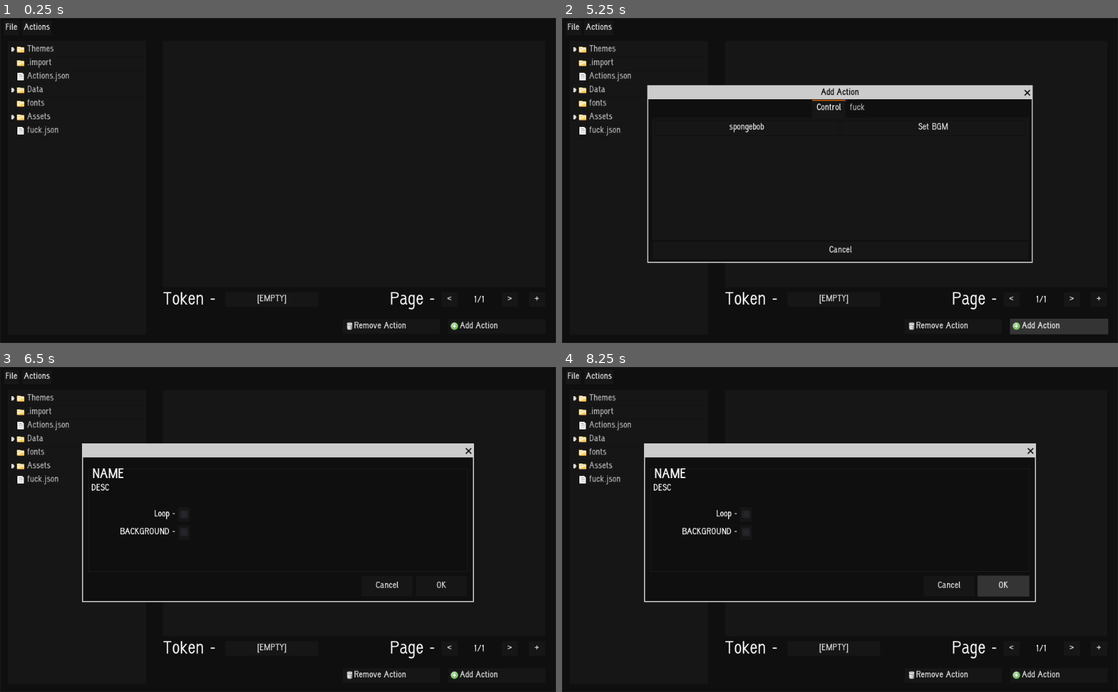
Above: before the commit, frames 1-4 (two rows, left to right).
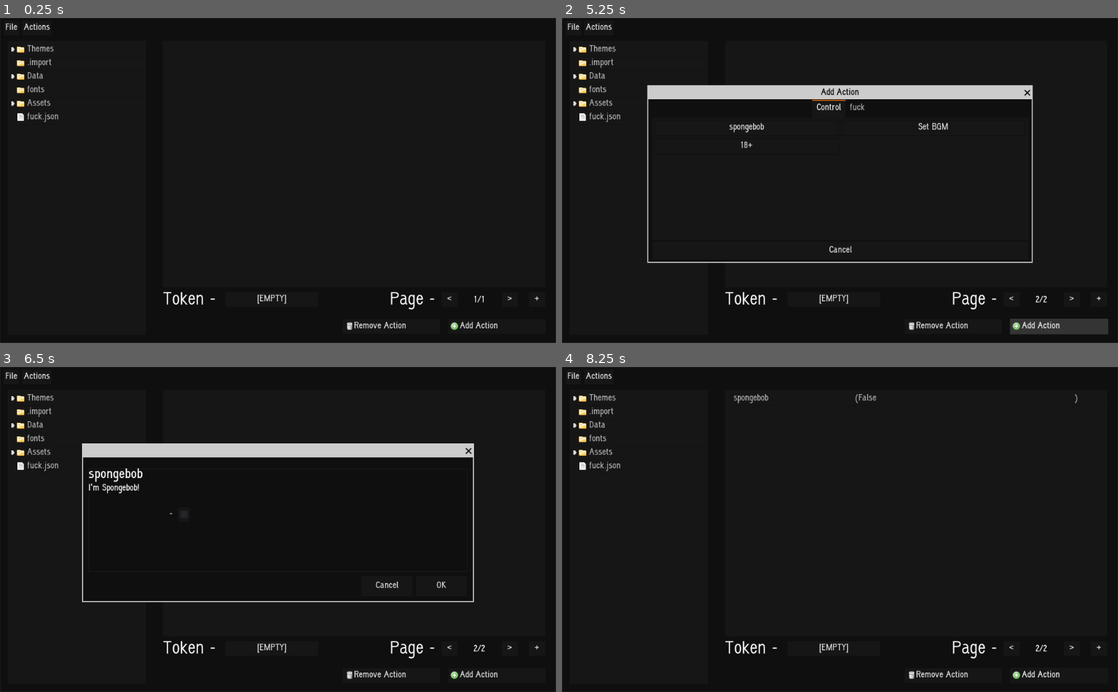
Above: after the commit, the same moments.

Repository: XBenichi/DTDE
Game: Godot game, scene res://Main.tscn
Same seed, same stepped clock (60 frames per second), same inputs: the game is played once before the commit and once after it.
Inputs (mouse positions are in pixels of both pictures, inside the frame that each line leads up to):
- Up to frame 1 (0.25 s): no input
- Up to frame 2 (5.25 s): click "File" at 0.5 s; click "Actions" at 1.25 s; click "[EMPTY]" at 2 s; click "<" at 2.75 s; click ">" at 3.5 s; click "+" at 4.25 s; click "Add Action" at 5 s
- Up to frame 3 (6.5 s): click "spongebob" at 5.75 s
- Up to frame 4 (8.25 s): click (745, 513) at 6.52 s; click (745, 513) at 7.27 s; click "OK" at 8 s

The runs differ from the first frame. In frame 1, 0.4% of the frame differs, in the area x 2-13%, y 16-37%; in frame 2, 0.4%; in frame 3, 0.9%; in frame 4, 5.2%, in the area x 2-93%, y 8-88%.

Commit message:
actions are now addable

Diff:
--- a/ActionDialog.gd
+++ b/ActionDialog.gd
@@ -1,20 +1,21 @@
 extends WindowDialog
 
-
-# Declare member variables here. Examples:
-# var a = 2
-# var b = "text"
-
+var tabName = ""
+var actionsList = {}
 
 # Called when the node enters the scene tree for the first time.
 func _ready():
-	pass # Replace with function body.
+	actionsList = get_parent().get_json_file("res://Actions.json")
 
 func generate_actions(json:Dictionary):
+	actionsList = json
 	for i in $TabContainer.get_children():
 		i.queue_free()
 
+	yield(get_tree().create_timer(0.01),"timeout")
+
 	for i in json.size():
+
 		var tabNode = Tabs.new()
 		tabNode.name = json.keys()[i]
 		var gridNode = GridContainer.new()
@@ -28,14 +29,15 @@
 
 		for j in json[tabNode.name]:
 			var buttsNode = Button.new()
-			buttsNode.text = j.Name
-			buttsNode.name = j.Name
+
 			buttsNode.rect_min_size.x = 340
 			buttsNode.rect_min_size.y = 30
 			var realButts = buttsNode
 			realButts.connect("pressed", self, "_on_button_pressed", [realButts])
 
 			grid.add_child(realButts)
+			buttsNode.text = j.Name
+			buttsNode.name = j.Name
 
 		realScroll.add_child(grid)
 		tabNode.add_child(realScroll)
@@ -59,5 +61,19 @@
 func _on_button_pressed(button):
 	print(button.text)
 	get_parent().get_node("ActionEdit").edit = false
+	var act = {}
+	for i in actionsList[tabName]:
+		if i.Name == button.name:
+			act = i
+			break
+
+	get_parent().get_node("ActionEdit").generate_content(act)
+
+
+
 	get_parent().get_node("ActionEdit").popup_centered()
 	self.hide()
+
+
+func _on_TabContainer_tab_changed(tab):
+	tabName = get_node("TabContainer").get_child(tab).name
--- a/ActionTree.gd
+++ b/ActionTree.gd
@@ -19,7 +19,18 @@
 	for key in data.keys():
 		if key != "DialogueToken":
 			var keyNode = create_item()
-			keyNode.set_text(0, key)
+			var displayName = key
+			var actionsList = get_parent().get_parent().get_node("ActionDialog").actionsList
+			for i in actionsList:
+				for j in actionsList[i]:
+					if j.has("jsonName"):
+						if j.jsonName == key:
+							displayName = j.Name
+							break
+
+
+
+			keyNode.set_text(0, displayName)
 
 			var value = str(data[key])
 			keyNode.set_text(1, wrap_string_with_spaces(value,80))
@@ -41,4 +52,5 @@
 
 func _on_ActionTree_item_activated():
 	var item = get_selected()
-	get_parent().get_parent().get_node("WindowDialog").popup_centered()
+	get_parent().get_parent().get_node("ActionEdit").popup_centered()
+	get_parent().get_parent().get_node("ActionEdit").edit = true
--- a/Actions.json
+++ b/Actions.json
@@ -3,14 +3,21 @@
 		{"Name":"spongebob",
 		"jsonName":"sponge",
 		"Desc":"I'm Spongebob!",
-		"Params": [{"Name":"","jsonName":"e","Params":"Bool"}]
+		"Params": [{"Name":"","jsonName":"","Params":"Bool"}]
 		},
 		{
 		"Name": "Set BGM",
 		"jsonName": "bgm",
 		"Params": [
-			{"name": "Loop", "jsonName": "loop", "param": "Bool"},
-			{"name": "Volume", "jsonName": "volume", "param": "Int"}
+			{"Name": "Loop", "jsonName": "loop", "Params": "Bool"},
+			{"Name": "Volume", "jsonName": "volume", "Params": "Int"}
+		]
+		},
+		{
+		"Name": "18+",
+		"jsonName": "adultsOnly",
+		"Params": [
+			{"Name": "", "jsonName": "", "Params": "Bool"}
 		]
 		}
 	],
--- a/FileTree.gd
+++ b/FileTree.gd
@@ -31,7 +31,7 @@
 					folder_item.set_icon(0, load("res://Assets/Icons/folder.png"))
 					_populate_tree(folder_item, filePath)
 				elif fileName.ends_with(".json"):
-					if fileName != "Action.json":
+					if fileName != "Actions.json":
 						var file_item = create_item(tree_item)
 						file_item.set_text(0, fileName)
 						file_item.set_icon(0, load("res://Assets/Icons/page_white_text.png"))
--- a/Main.gd
+++ b/Main.gd
@@ -13,7 +13,10 @@
 
 # Called when the node enters the scene tree for the first time.
 func _ready():
-	pass
+	currentJson = [{}]
+	pageCount = currentJson.size()-1
+
+	page = 0
 
 func init_dialogue_page(path,dir=false): #run this everytime we create/load dialogue
 	if !dir:
--- a/Main.tscn
+++ b/Main.tscn
@@ -229,7 +229,7 @@
 
 [node name="VBoxContainer" type="VBoxContainer" parent="ActionEdit/Panel/ScrollContainer"]
 margin_right = 698.0
-margin_bottom = 133.0
+margin_bottom = 67.0
 rect_min_size = Vector2( 698, 0 )
 
 [node name="Title" type="Label" parent="ActionEdit/Panel/ScrollContainer/VBoxContainer"]
@@ -248,42 +248,6 @@
 margin_top = 50.0
 margin_right = 698.0
 margin_bottom = 67.0
-
-[node name="CheckButton" type="HBoxContainer" parent="ActionEdit/Panel/ScrollContainer/VBoxContainer"]
-margin_top = 71.0
-margin_right = 698.0
-margin_bottom = 100.0
-
-[node name="Desc2" type="Label" parent="ActionEdit/Panel/ScrollContainer/VBoxContainer/CheckButton"]
-margin_top = 6.0
-margin_right = 160.0
-margin_bottom = 23.0
-rect_min_size = Vector2( 160, 0 )
-text = "Loop -"
-align = 2
-
-[node name="CheckBox" type="CheckBox" parent="ActionEdit/Panel/ScrollContainer/VBoxContainer/CheckButton"]
-margin_left = 164.0
-margin_right = 188.0
-margin_bottom = 29.0
-
-[node name="CheckButton2" type="HBoxContainer" parent="ActionEdit/Panel/ScrollContainer/VBoxContainer"]
-margin_top = 104.0
-margin_right = 698.0
-margin_bottom = 133.0
-
-[node name="Desc2" type="Label" parent="ActionEdit/Panel/ScrollContainer/VBoxContainer/CheckButton2"]
-margin_top = 6.0
-margin_right = 160.0
-margin_bottom = 23.0
-rect_min_size = Vector2( 160, 0 )
-text = "BACKGROUND -"
-align = 2
-
-[node name="CheckBox" type="CheckBox" parent="ActionEdit/Panel/ScrollContainer/VBoxContainer/CheckButton2"]
-margin_left = 164.0
-margin_right = 188.0
-margin_bottom = 29.0
 
 [node name="ActionDialog" type="WindowDialog" parent="."]
 margin_left = 177.0
@@ -314,5 +278,7 @@
 [connection signal="pressed" from="Panel/AddAction" to="." method="_on_AddAction_pressed"]
 [connection signal="popup_hide" from="ActionEdit" to="ActionEdit" method="_on_ActionEdit_popup_hide"]
 [connection signal="pressed" from="ActionEdit/HBoxContainer/Cancel" to="ActionEdit" method="_on_Cancel_pressed"]
+[connection signal="pressed" from="ActionEdit/HBoxContainer/Ok" to="ActionEdit" method="_on_Ok_pressed"]
 [connection signal="about_to_show" from="ActionDialog" to="ActionDialog" method="_on_ActionDialog_about_to_show"]
+[connection signal="tab_changed" from="ActionDialog/TabContainer" to="ActionDialog" method="_on_TabContainer_tab_changed"]
 [connection signal="pressed" from="ActionDialog/cancel" to="ActionDialog" method="_on_cancel_pressed"]
--- a/WindowDialog.gd
+++ b/WindowDialog.gd
@@ -1,7 +1,8 @@
 extends WindowDialog
 
 var edit = false
-var action = {}
+var action = ""
+var updatedAction = {}
 
 # Called when the node enters the scene tree for the first time.
 func _ready():
@@ -13,30 +14,58 @@
 #	pass
 
 func generate_content(dic:Dictionary):
-	if dic.has("Name"):
-		$Panel/ScrollContainer/VBoxContainer/Title.text = dic.Name
-		action[dic.jsonName] = null
-	if dic.has("Desc"):
-		$Panel/ScrollContainer/VBoxContainer/Desc.text = dic.Desc
-	if dic.has("Params"):
-		create_params(dic.Params)
+	for i in $Panel/ScrollContainer/VBoxContainer.get_children():
+		if !i.name in ["Title","Desc","Break"]:
+			i.queue_free()
+	parse_json_data(dic, $Panel/ScrollContainer/VBoxContainer)
 
 
-func create_params(input):
-	for i in input:
+func parse_json_data(data, parentNode):
+	if data.has("Name"):
+		$Panel/ScrollContainer/VBoxContainer/Title.text = data.Name
+
+	if data.has("Desc"):
+		$Panel/ScrollContainer/VBoxContainer/Desc.text = data.Desc
+
+
+	var param_list = data["Params"]
+	action = data["jsonName"]
+	for param in param_list:
 		var hb = HBoxContainer.new()
-		var label = Label.new()
-		label.rect_min_size.x = 160
-		hb.add_child(label)
-		var value = null
-
-		if input.Params == "Bool":
-			value = false
-			action[action.keys()[0]] = value
-			var cb = CheckBox.new()
-
-			cb.connect("pressed",self,"change_param",[])
-
+		var lab = Label.new()
+		lab.rect_min_size.x = 160
+		hb.add_child(lab)
+		var node
+		if param["Params"] == "Bool":
+			node = CheckBox.new()
+			lab.text = param["Name"]
+			node.connect("toggled", self, "_on_checkbox_toggled", [param["jsonName"]])
+		elif param["Params"] == "Int":
+			node = LineEdit.new()
+			lab.text = param["Name"]
+			node.connect("text_changed", self, "_on_textedit_changed", [param["jsonName"]])
+		elif param["Params"] == "String":
+			node = LineEdit.new()
+			lab.text = param["Name"]
+			node.connect("text_changed", self, "_on_textedit_changed", [param["jsonName"]])
+		elif param["Params"] == "Array":
+			node = VBoxContainer.new()
+			var label = Label.new()
+			label.text = param["Name"]
+			node.add_child(label)
+			parse_json_data({"Params": param["items"]}, node)
+		elif param["Params"] == "Dictionary":
+			node = VBoxContainer.new()
+			var label = Label.new()
+			label.text = param["Name"]
+			node.add_child(label)
+			parse_json_data({"Params": param["items"]}, node)
+		if node:
+			lab.text = lab.text + " - "
+			lab.align = lab.ALIGN_RIGHT
+			hb.add_child(node)
+			parentNode.add_child(hb)
+			node.show()
 
 
 func _on_ActionEdit_popup_hide():
@@ -45,11 +74,42 @@
 
 
 
+func _on_checkbox_toggled(button_pressed, jsonName):
+	updatedAction[jsonName] = button_pressed
+	print("Updated JSON data: ", updatedAction)
 
 
-func change_param(name,newValue):
-	pass
 
+func _on_textedit_changed(newText, jsonName):
+	updatedAction[jsonName] = newText
+	print("Updated JSON data: ", updatedAction)
+
+
+
+func create_action_json():
+
+	var tempo = {}
+	var refAction = {}
+
+	for i in get_parent().get_node("ActionDialog").actionsList[get_parent().get_node("ActionDialog").tabName]:
+		if i.jsonName == action:
+			refAction = i
+			break
+
+	if refAction["Params"].size() <= 1:
+		tempo[action] = updatedAction[""]
+	else:
+		tempo[action] = updatedAction
+	return tempo
 
 func _on_Cancel_pressed():
 	self.hide()
+
+
+func _on_Ok_pressed():
+	var final = create_action_json()
+	print(final)
+	get_parent().currentJson[get_parent().page][action] = final[action]
+	get_parent().load_dialogue_page()
+	edit = true
+	self.hide()
